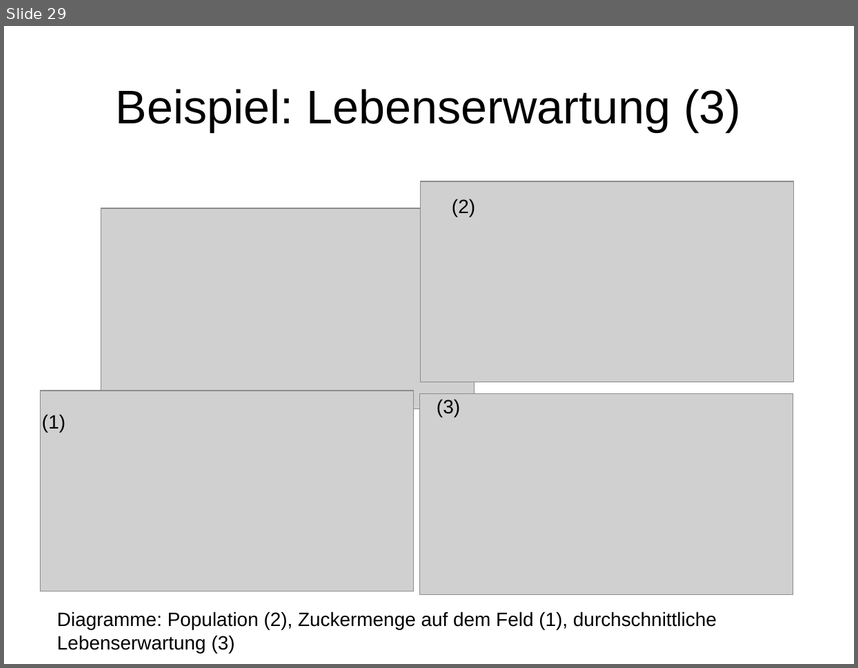
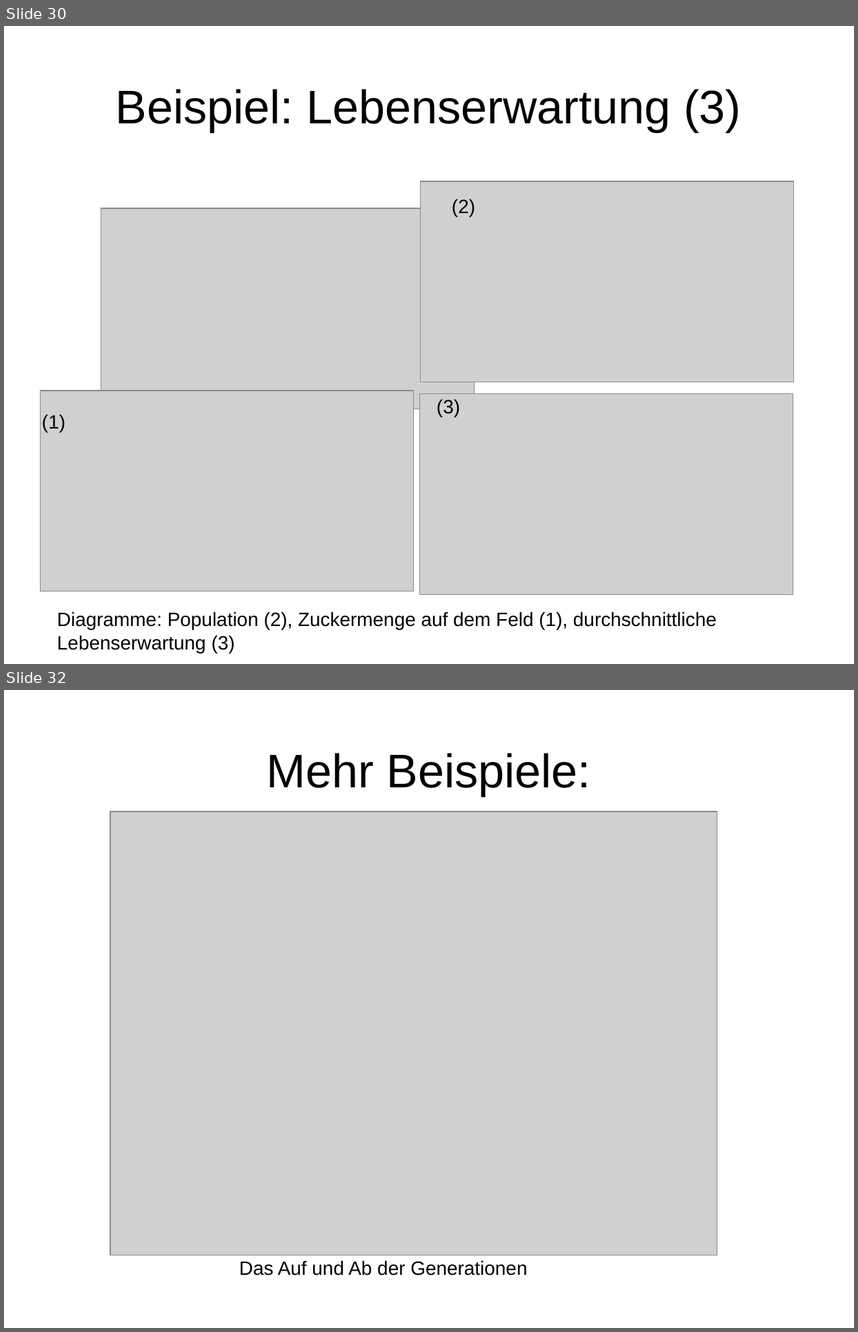
Before and after one commit to wsmirnow/Sugarscape, a slide deck: Presentation/Presentation.odp. Shown one above the other, each under a label of ours: slide 29 before the commit, slides 30 and 32 after it; the slides between them are not shown. The pictures are 858x668 and 858x1332 pixels, drawn with LibreOffice and Linux fonts; fonts in the diff are those of the drawing; grey boxes stand for pictures. Boxes give left, top, right and bottom in pixels: in the first picture for what was removed or moved away, otherwise in the second. Text is boxed around its words. In the diff, an @@ line names an element or a change of style, - is before the commit and + after.

```diff
--- a/Presentation/Presentation.odp
+++ b/Presentation/Presentation.odp
@@ slide 32 added at bbox=[4, 690, 854, 1328], background #FFFFFF @@
@@ title added at bbox=[266, 753, 591, 796], 44 pt, text #000000 @@
+Mehr Beispiele:
@@ picture added at bbox=[110, 811, 717, 1254] @@
@@ text added at bbox=[239, 1260, 527, 1275], 18 pt, text #000000 @@
+Das Auf und Ab der Generationen
@@ what was slide 29 is now slide 30 @@
```
Also in this commit, not shown: 2 slides changed, 3 other slides added, 3 other files.
